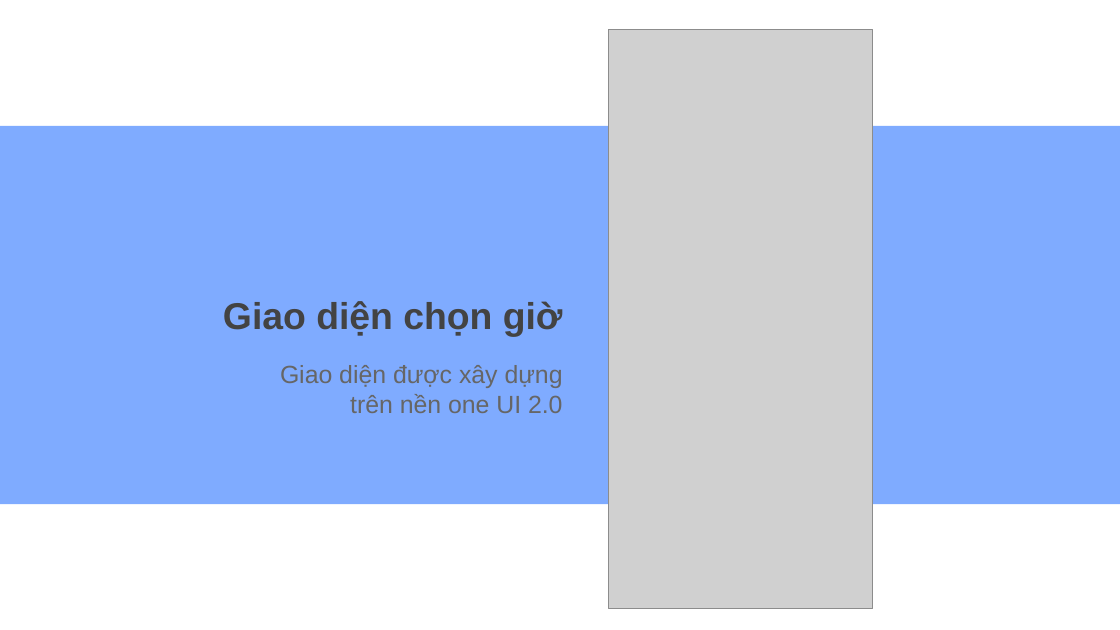
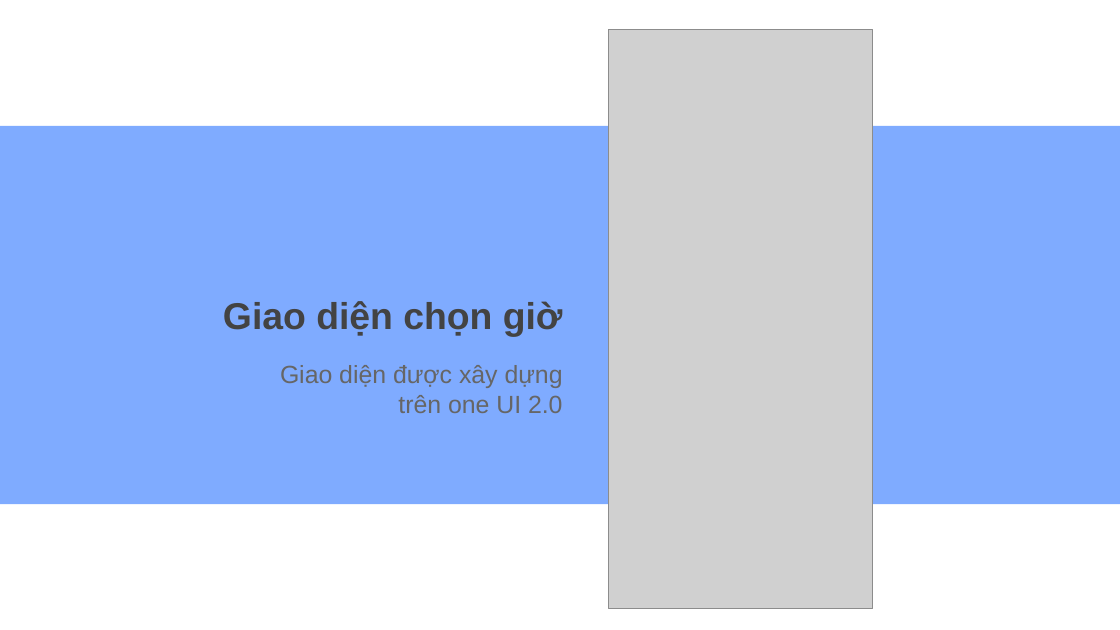
Before and after one commit to daihieptn97/share, a slide deck: slide 12 of Minimal Charm Blue variant.pptx. Drawn at 1120x630 pixels with LibreOffice and Linux fonts; fonts in the diff are those of the drawing; grey boxes stand for pictures. Boxes give left, top, right and bottom in pixels: in the first picture for what was removed or moved away, otherwise in the second. Text is boxed around its words. In the diff, an @@ line names an element or a change of style, - is before the commit and + after.

```diff
--- a/Minimal Charm Blue variant.pptx
+++ b/Minimal Charm Blue variant.pptx
@@ subtitle at (280,365,563,413): text changed @@
-Giao diện được xây dựng trên nền one UI 2.0
+Giao diện được xây dựng trên one UI 2.0
```
Also in this commit, not shown: 2 other slides changed, 2 slides added, 1 slide removed, 2 other files.
